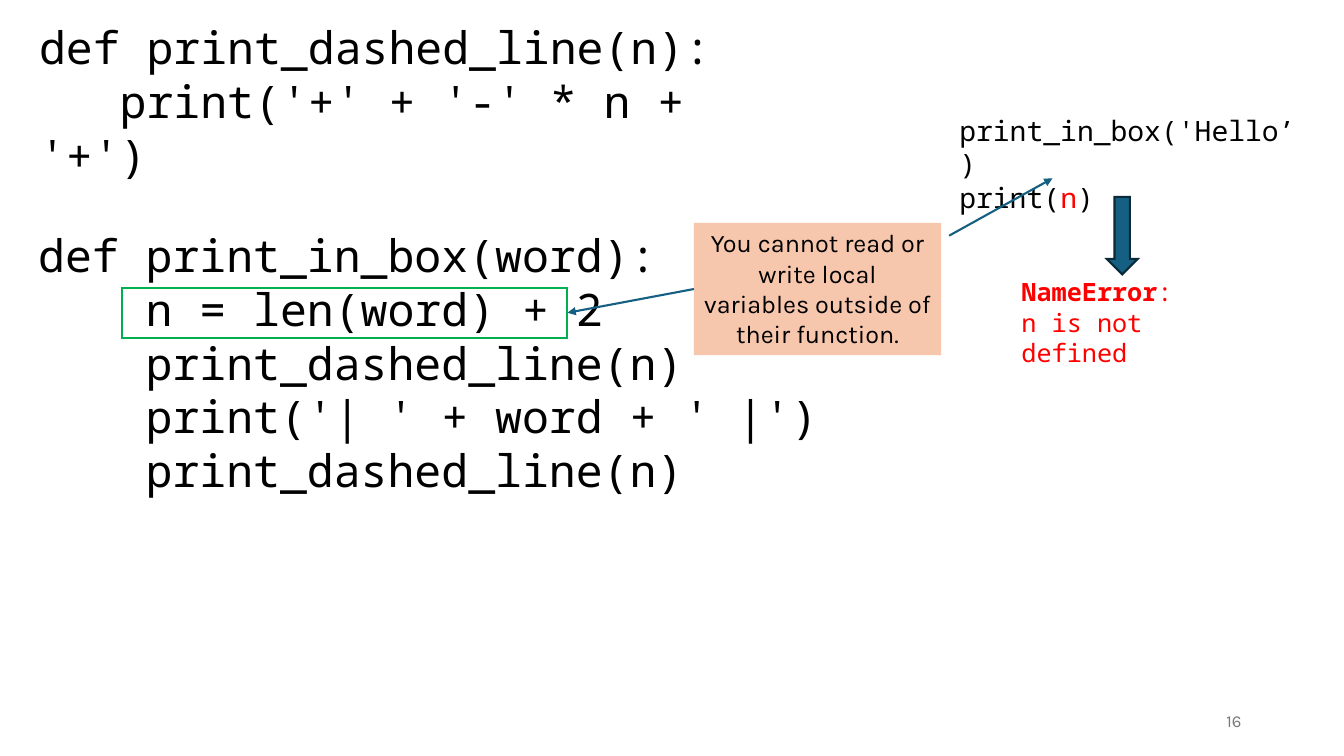
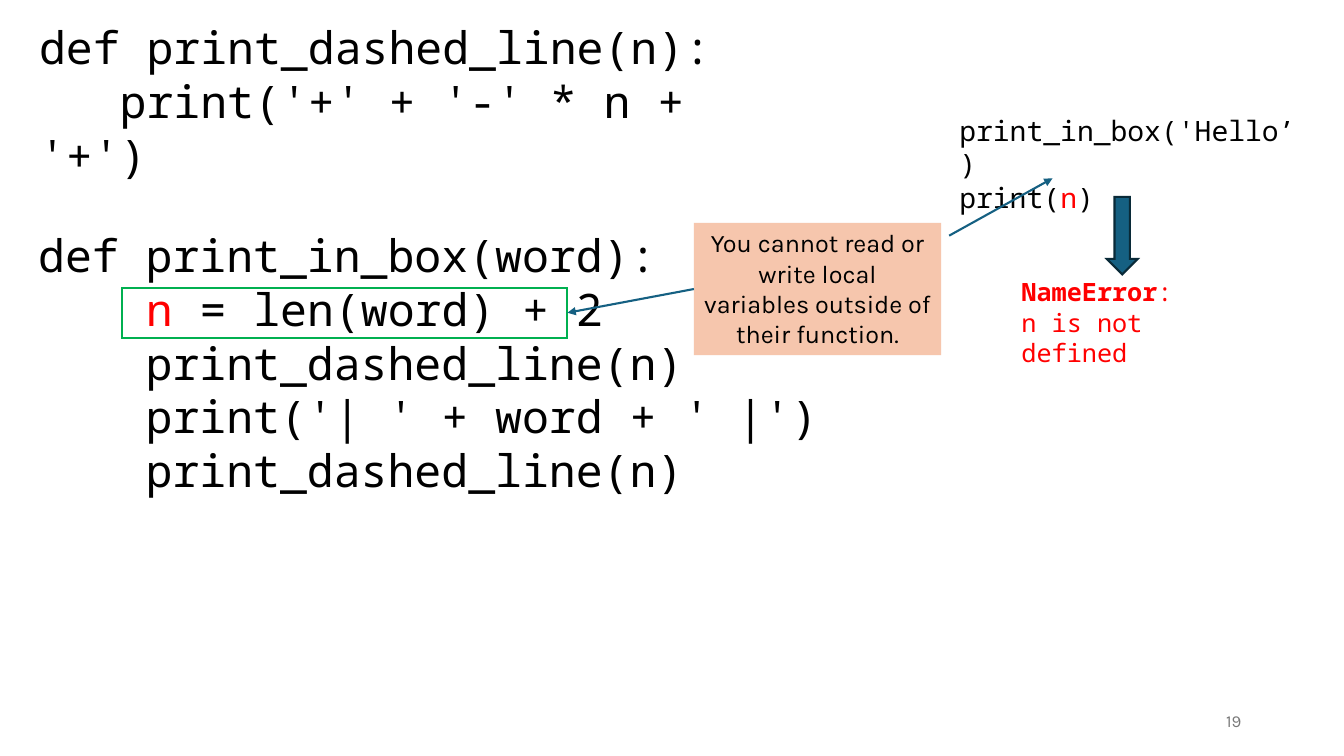
Before and after one commit to tjd1234/cmpt120fall2024, a slide deck: slide 19 of lecture_notes/chapter3/chapter3.pptx (slide 16 before the commit). Drawn at 1344x756 pixels with LibreOffice and Linux fonts; fonts in the diff are those of the drawing. Boxes give left, top, right and bottom in pixels: in the first picture for what was removed or moved away, otherwise in the second. Text is boxed around its words. In the diff, an @@ line names an element or a change of style, - is before the commit and + after.

```diff
--- a/lecture_notes/chapter3/chapter3.pptx
+++ b/lecture_notes/chapter3/chapter3.pptx
@@ text at (x1=146, y1=287, x2=603, y2=333): text colour #000000 to #FF0000 in "n" @@
@@ page number at (x1=1226, y1=716, x2=1241, y2=727): text changed @@
-16
+19
```
Also in this commit, not shown: 9 other slides changed, 12 slides added, 1 other file.
